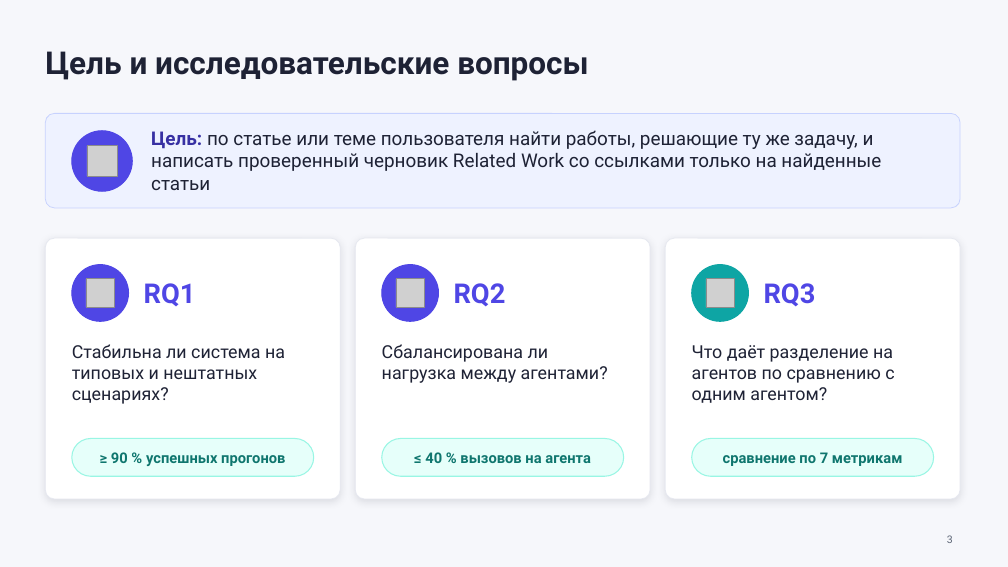
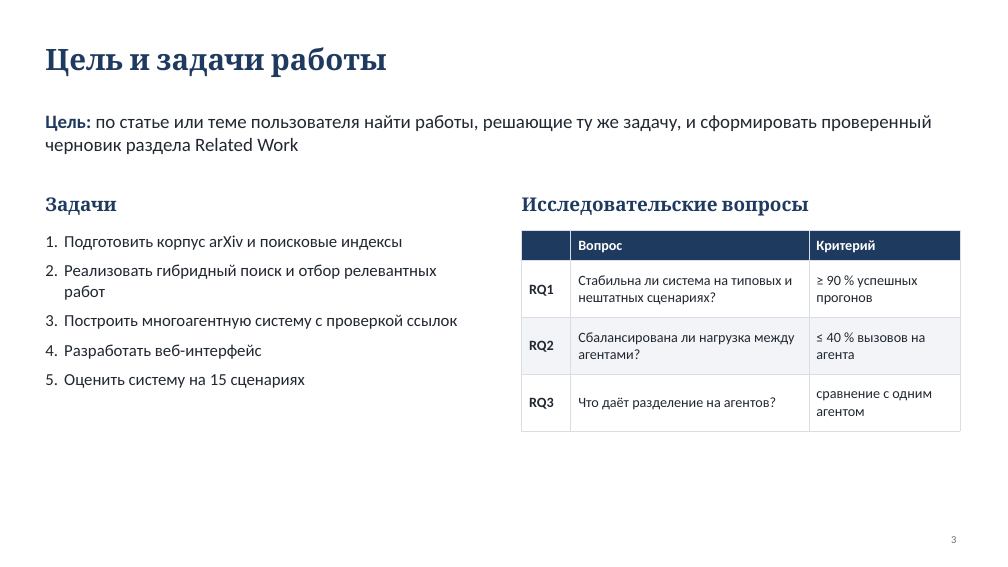
Before and after one commit to Armani7777/aiml_assignment_3, a slide deck: slide 3 of presentation/ResearchAssist_презентация.pptx. Drawn at 1008x567 pixels with LibreOffice and Linux fonts; fonts in the diff are those of the drawing; grey boxes stand for pictures. Boxes give left, top, right and bottom in pixels: in the first picture for what was removed or moved away, otherwise in the second. Text is boxed around its words. In the diff, an @@ line names an element or a change of style, - is before the commit and + after.

```diff
--- a/presentation/ResearchAssist_презентация.pptx
+++ b/presentation/ResearchAssist_презентация.pptx
@@ background #F6F7FB to #FFFFFF @@
@@ title at (45, 47, 387, 77): text changed; size 30 to 28 pt; font Roboto to Cambria; text colour #1E2235 to #1F3A5F @@
-Цель и исследовательские вопросы
+Цель и задачи работы
@@ text at (45, 115, 931, 154): text changed; font Roboto to Calibri; text colour #1E2235 to #222831 @@
-Цель: по статье или теме пользователя найти работы, решающие ту же задачу, и написать проверенный черновик Related Work со ссылками только на найденные статьи
+Цель: по статье или теме пользователя найти работы, решающие ту же задачу, и сформировать проверенный черновик раздела Related Work
@@ text "Цель: по статье или теме ..." at (45, 115, 931, 154): vertical alignment middle to top @@
@@ rounded rectangle removed at (45, 113, 960, 208) @@
@@ ellipse removed at (72, 131, 132, 191) @@
@@ picture removed at (87, 146, 117, 176) @@
@@ text added at (45, 197, 116, 215), 18 pt, text #1F3A5F, bold @@
+Задачи
@@ text added at (522, 197, 809, 216), 18 pt, text #1F3A5F, bold @@
+Исследовательские вопросы
@@ rounded rectangle removed at (45, 238, 340, 499) @@
@@ text added at (64, 235, 457, 388), 16 pt, text #222831 @@
+1. Подготовить корпус arXiv и поисковые индексы
+2. Реализовать гибридный поиск и отбор релевантных работ
+3. Построить многоагентную систему с проверкой ссылок
+4. Разработать веб-интерфейс
+5. Оценить систему на 15 сценариях
@@ rounded rectangle removed at (355, 238, 650, 499) @@
@@ table added at (522, 231, 960, 420), 4 rows, 3 columns @@
+ | Вопрос | Критерий
+RQ1 | Стабильна ли система на типовых и нештатных сценариях? | ≥ 90 % успешных прогонов
+RQ2 | Сбалансирована ли нагрузка между агентами? | ≤ 40 % вызовов на агента
+RQ3 | Что даёт разделение на агентов? | сравнение с одним агентом
@@ rounded rectangle removed at (665, 238, 960, 499) @@
@@ ellipse removed at (72, 265, 129, 321) @@
@@ ellipse removed at (382, 265, 439, 321) @@
@@ ellipse removed at (692, 265, 749, 321) @@
@@ picture removed at (86, 279, 115, 308) @@
@@ text removed at (144, 283, 196, 306) @@
-RQ1
@@ picture removed at (396, 279, 425, 308) @@
@@ text removed at (454, 283, 506, 306) @@
-RQ2
@@ picture removed at (706, 279, 735, 308) @@
@@ text removed at (764, 283, 816, 306) @@
-RQ3
@@ text removed at (72, 344, 285, 404) @@
-Стабильна ли система на типовых и нештатных сценариях?
@@ text removed at (382, 344, 608, 383) @@
-Сбалансирована ли нагрузка между агентами?
@@ text removed at (692, 345, 894, 403) @@
-Что даёт разделение на агентов по сравнению с одним агентом?
@@ rounded rectangle removed at (72, 439, 314, 476) @@
@@ rounded rectangle removed at (382, 439, 624, 476) @@
@@ rounded rectangle removed at (692, 439, 934, 476) @@
@@ text removed at (111, 452, 285, 466) @@
-≥ 90 % успешных прогонов
@@ text removed at (425, 452, 591, 463) @@
-≤ 40 % вызовов на агента
@@ text removed at (723, 452, 903, 466) @@
-сравнение по 7 метрикам
@@ page number at (951, 536, 956, 543): font Roboto to Calibri, text colour #5B6474 to #5F6B7A @@
```
Also in this commit, not shown: 5 other slides changed, 7 slides added, 8 slides removed, 13 other files.
